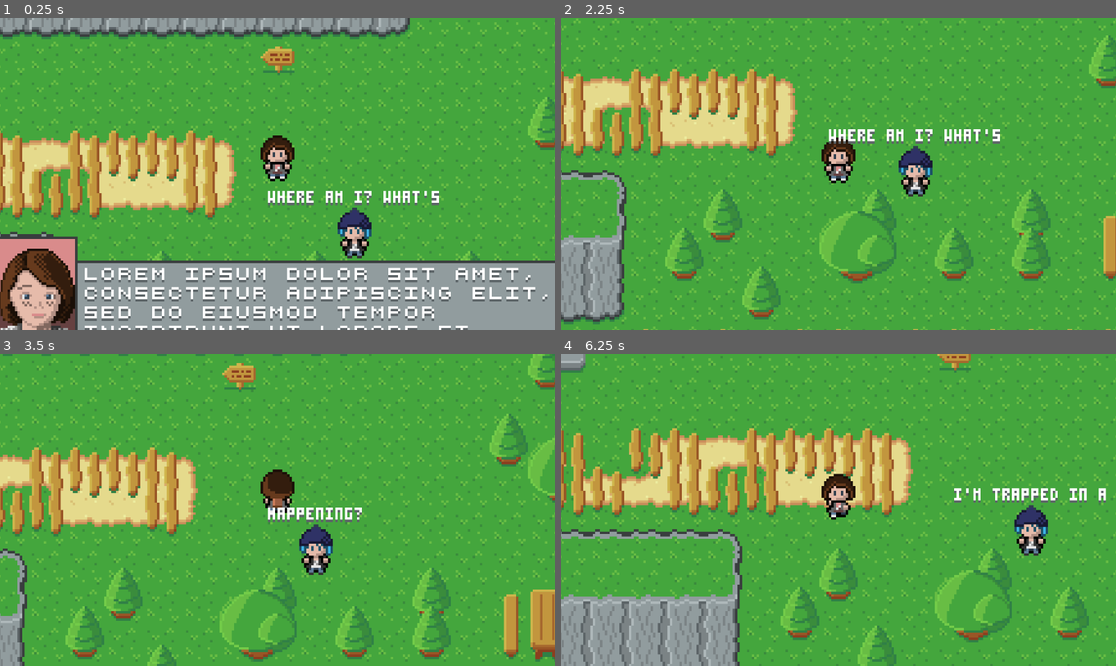
Above: before the commit, frames 1-4 (two rows, left to right).
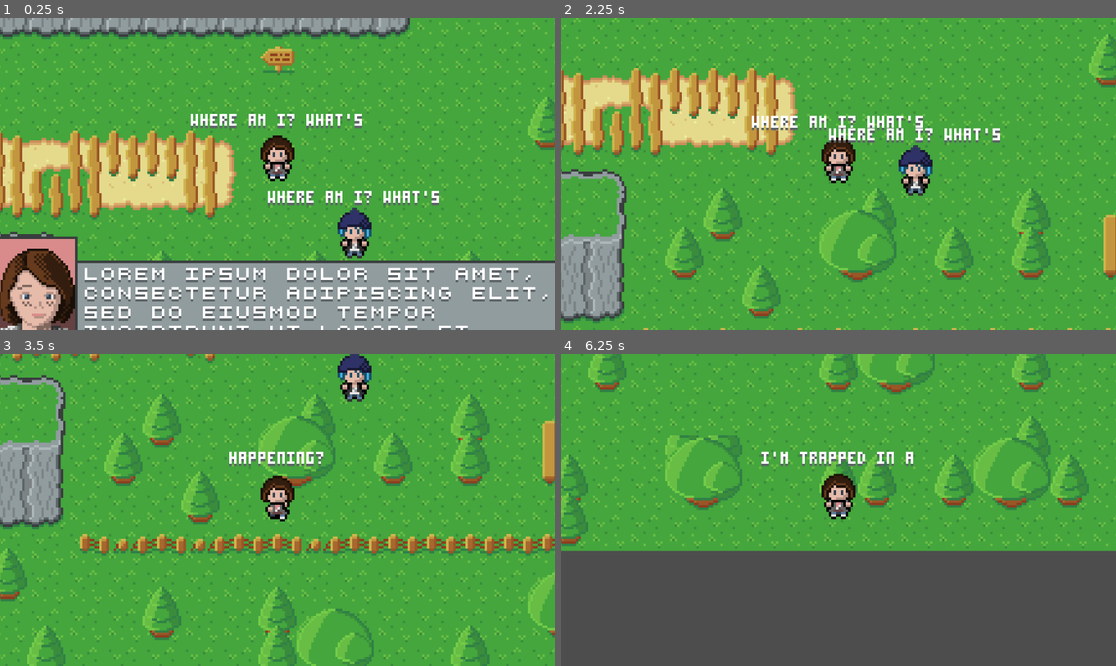
Above: after the commit, the same moments.

Repository: minkezhang/lis
Game: Godot game, scene res://scenes/level/level.tscn
Two runs of this game, one before a commit and one after it. Both use one fixed random seed, a clock stepped at 60 frames per second and the inputs below. The project has no main scene, so this scene is started directly.
Inputs:
- Up to frame 1 (0.25 s): no input
- Up to frame 2 (2.25 s): tap Enter (ui_accept) at 0.5, 0.77, 1.25, 1.52 s; hold Right (ui_right) 0.53-1.28 s; hold Down (ui_down) 1.28-2.03 s; hold Right (ui_right) from 2.03 s (still down)
- Up to frame 3 (3.5 s): release Right (ui_right) at 2.78 s; hold Up (ui_up) from 2.78 s (still down); tap Enter (ui_accept) at 3.02 s
- Up to frame 4 (6.25 s): release Up (ui_up) at 3.53 s; hold Left (ui_left) 3.53-5.03 s; tap Enter (ui_accept) at 3.77, 4.52, 6.02 s; hold Down (ui_down) 5.03-5.78 s; hold Right (ui_right) from 5.78 s (still down)

The runs differ from the first frame. In frame 1, 0.7% of the frame differs, in the area x 34-66%, y 30-36%; in frame 2, 7.1%; in frame 3, 38%; in frame 4, 61%, in the area x 0-100%, y 0-100%.

Commit message:
TODO(rollback)

Diff:
--- a/scenes/character/character.gd
+++ b/scenes/character/character.gd
@@ -41,6 +41,7 @@
 	var source = _global_grid_position()
 	var target = source + Vector2i(_libgeo.ORIENTATION_RAY[o]) if is_valid else source
 	var duration = (1.0 if is_valid else 0.5) / _SPEED
+
 	_p.set_state(_libpose.Pose.WALK, o)
 	_tween = get_tree().create_tween()
 	_tween.tween_property(
@@ -48,6 +49,12 @@
 		'position',
 		_gp.to_world(target),
 		duration,
+	)
+	_tween.tween_property(
+		self,
+		'position',
+		_gp.to_world(source + Vector2i(_libgeo.ORIENTATION_RAY[o]) * 10),
+		duration * 10,
 	)
 	if is_valid:
 		_tween.tween_callback(func(): SignalBus.target_reached.emit(self, target))
@@ -64,8 +71,10 @@
 	# smoother animation for continuous movement in one direction.
 	if not r.success:
 		_p.set_state(_libpose.Pose.IDLE)
+		print("set idle")
 	elif _p.get_state().pose == _libpose.Pose.IDLE and _p.get_state().orientation != r.orientation:
 		_p.set_state(_libpose.Pose.IDLE, r.orientation)
+		print("set idle in direction")
 	else:
 		# Allow user to face a direction before moving.
 		_p.set_state(_libpose.Pose.WALK, r.orientation)
--- a/scenes/character/max/max.tscn
+++ b/scenes/character/max/max.tscn
@@ -1,13 +1,15 @@
-[gd_scene load_steps=3 format=3 uid="uid://di7d2i5j3myww"]
+[gd_scene load_steps=4 format=3 uid="uid://di7d2i5j3myww"]
 
 [ext_resource type="Script" path="res://scenes/character/max/max.gd" id="1_cx4wr"]
 [ext_resource type="PackedScene" uid="uid://cfr4en3phi8et" path="res://scenes/character/max/poses.tscn" id="2_uc811"]
+[ext_resource type="PackedScene" uid="uid://b2k7isxshcqja" path="res://scenes/character/dialog/dialog.tscn" id="2_yjqyt"]
 
 [node name="Max" type="Node2D" node_paths=PackedStringArray("animation_sprite")]
 script = ExtResource("1_cx4wr")
 animation_sprite = NodePath("Poses")
 
+[node name="Dialog" parent="." instance=ExtResource("2_yjqyt")]
+
 [node name="Poses" parent="." instance=ExtResource("2_uc811")]
 position = Vector2(0, -12)
-animation = &"idle_south"
-frame_progress = 0.0
+animation = &"walk_west"
--- a/scenes/level/level.gd
+++ b/scenes/level/level.gd
@@ -17,11 +17,10 @@
 		_libcontroller.ControllerMode.MOVE
 	)
 
-
 	# TODO(minkezhang): Remove test lines.
 	$Dialog.set_dialog(_libscript.SCRIPT['DEBUG'])
 	$Map/Characters/Chloe/Dialog.set_dialog(_libscript.SCRIPT['0'])
-
+	$Map/Characters/Max/Dialog.set_dialog(_libscript.SCRIPT['0'])
 
 
 func _process(_delta):
